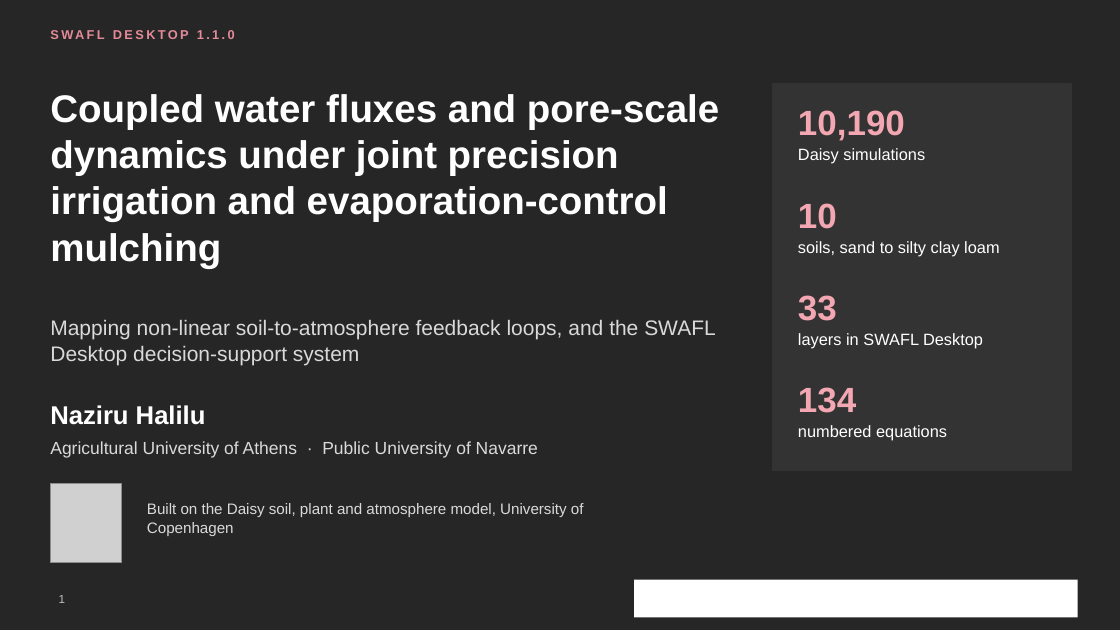
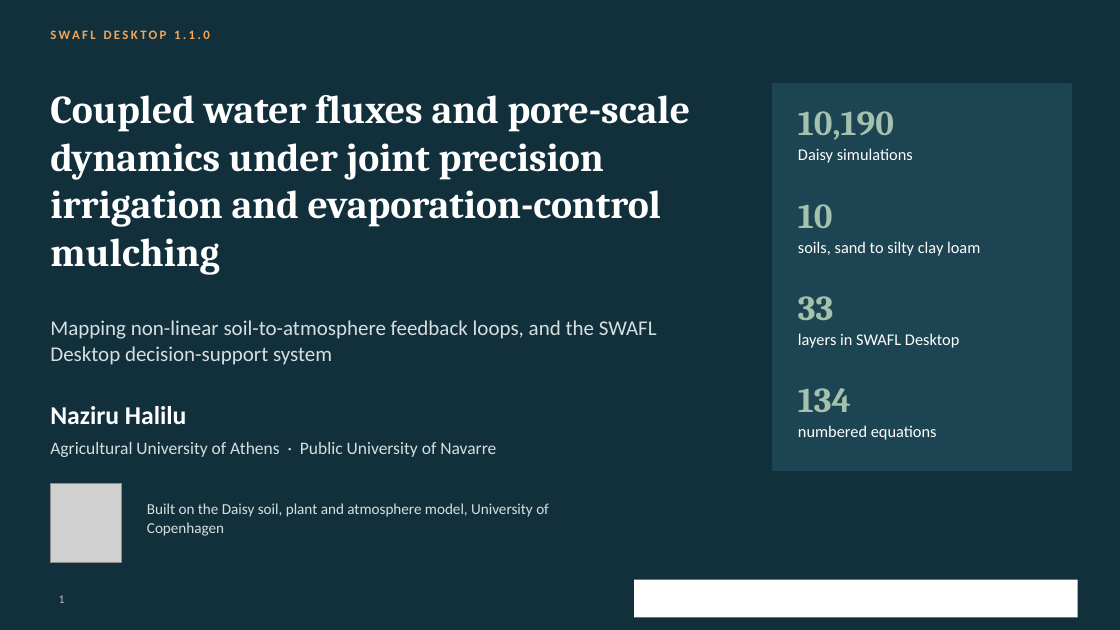
Before and after one commit to halilunaziru73-creator/Coupled-Water-Fluxes-Pore-Scale-Dynamics-Precision-Irrigation-Mulching-Feedback-Loops, a slide deck: slide 1 of Manuscripts/pdf/Supplementary/SWAFL_Presentation.pptx. Drawn at 1120x630 pixels with LibreOffice and Linux fonts; fonts in the diff are those of the drawing; grey boxes stand for pictures; background and template pictures are left out. Boxes give left, top, right and bottom in pixels: in the first picture for what was removed or moved away, otherwise in the second. Text is boxed around its words. In the diff, an @@ line names an element or a change of style, - is before the commit and + after.

Commit message:
Presentation: blended university style (cardinal red, Cambridge blue, warm orange, serif headings)

```diff
--- a/Manuscripts/pdf/Supplementary/SWAFL_Presentation.pptx
+++ b/Manuscripts/pdf/Supplementary/SWAFL_Presentation.pptx
@@ background #262626 to #12303B @@
@@ text "SWAFL DESKTOP 1.1.0" at bbox=[174, 30, 209, 39]: font Arial to Calibri, text colour #E58A99 to #F2A65A @@
@@ text "Coupled water fluxes and pore-scale ..." at bbox=[50, 95, 691, 275]: size 33 to 34 pt, font Arial to Cambria @@
@@ rectangle at bbox=[773, 84, 1071, 471]: fill #333333 to #1C4452; outline #333333 1 pt to #1C4452 1 pt @@
@@ text "Mapping non-linear soil-to-atmosphere feedback loops, ..." at bbox=[50, 320, 657, 365]: font Arial to Calibri, text colour #D9D9D9 to #D5DEE0 @@
@@ font Arial to Cambria, text colour #F2A7B2 to #A3C1AD in 4 elements at bbox=[798, 111, 894, 140], bbox=[798, 204, 833, 228], bbox=[798, 296, 834, 320], bbox=[798, 388, 851, 412] @@
@@ text "Naziru Halilu" at bbox=[50, 406, 496, 457]: font Arial to Calibri; text colour #D9D9D9 to #D5DEE0 in "Agricultural University of Athens · Public University ..." @@
@@ text "Built on the Daisy soil, ..." at bbox=[147, 503, 549, 536]: font Arial to Calibri, text colour #D9D9D9 to #D5DEE0 @@
@@ font Arial to Calibri in 5 elements at bbox=[798, 148, 913, 163], bbox=[798, 241, 980, 256], bbox=[798, 333, 959, 348], bbox=[798, 425, 937, 440], bbox=[59, 595, 65, 603] @@
```
Also in this commit, not shown: 28 other slides changed.
